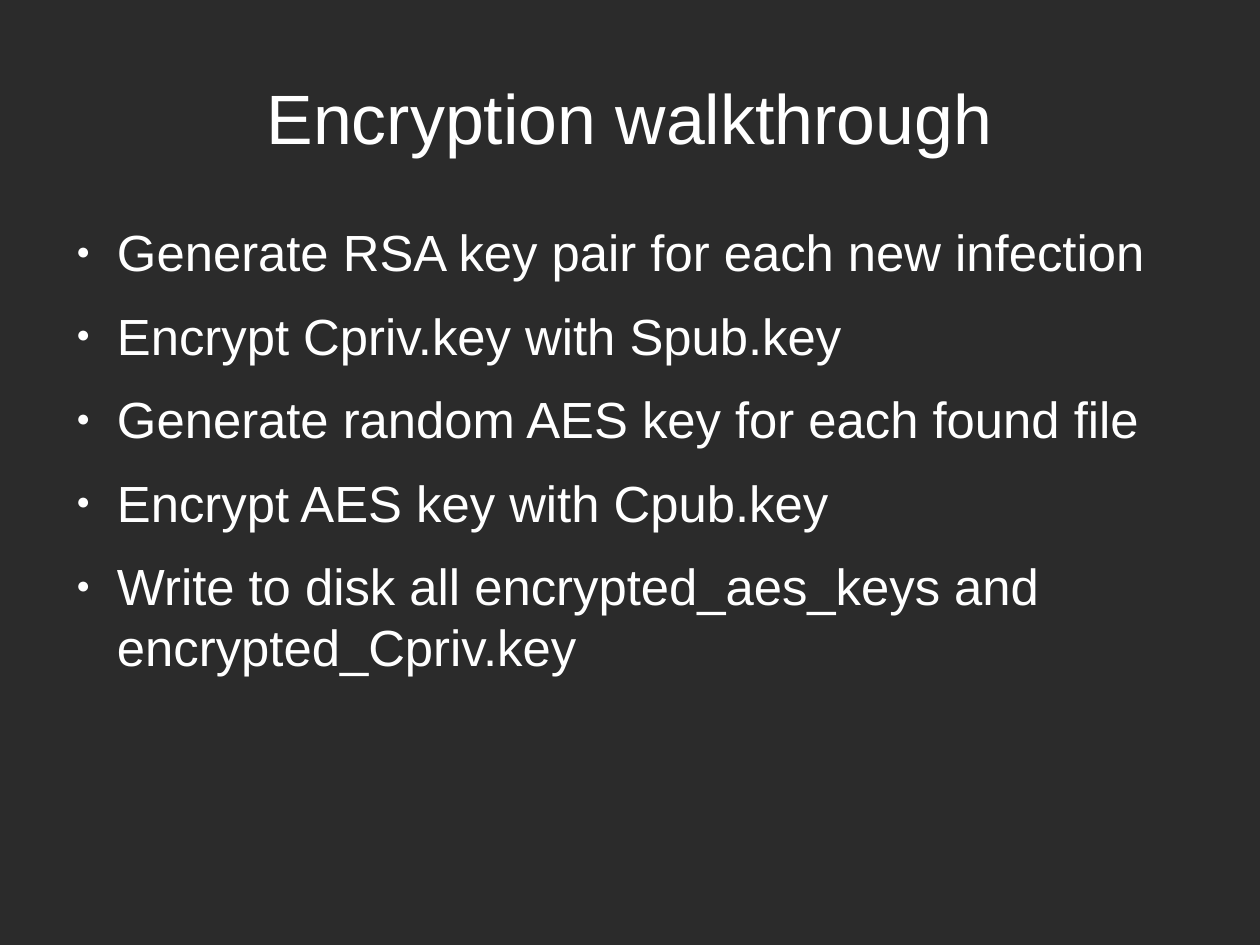
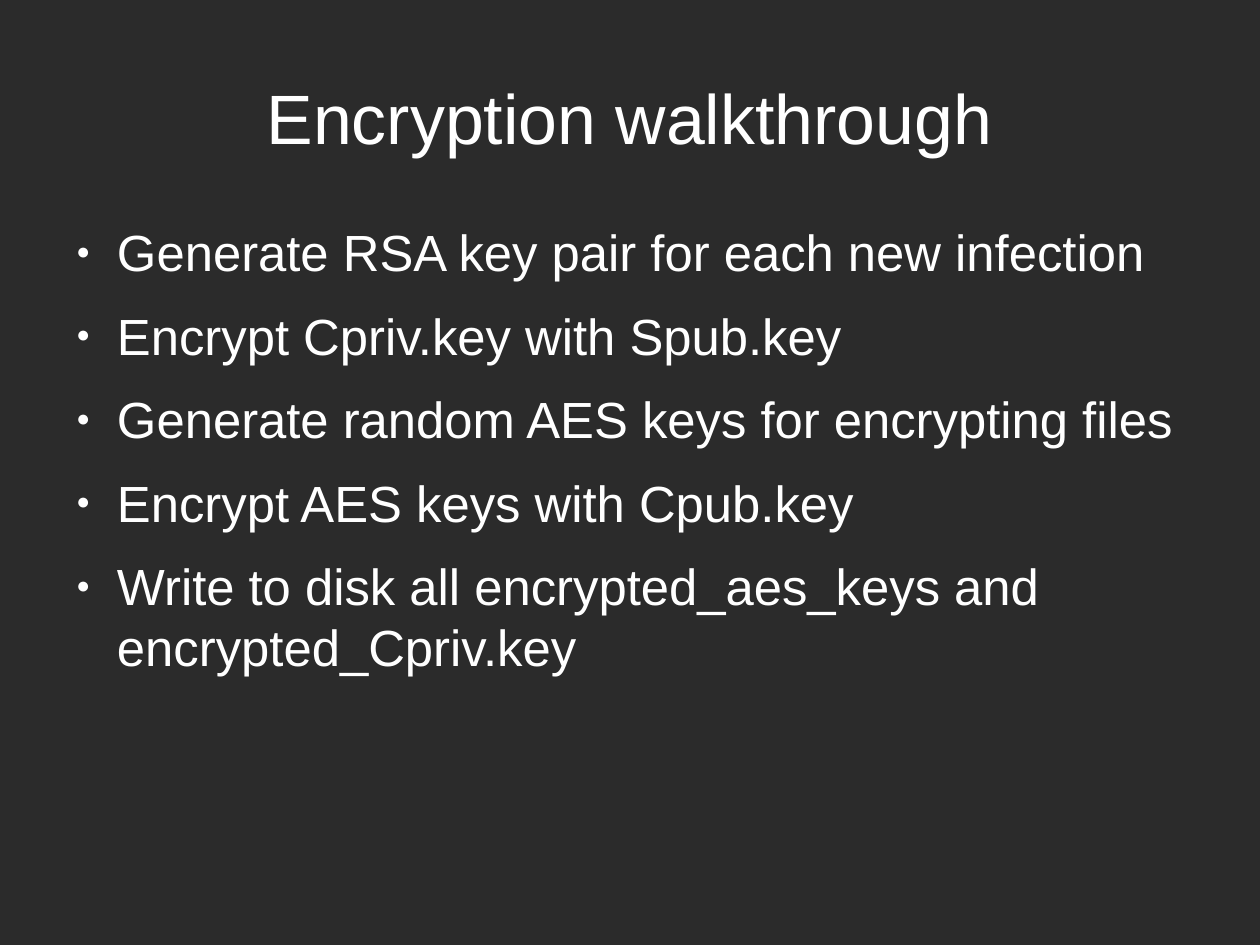
Before and after one commit to tarcisio-marinho/GonnaCry, a slide deck: slide 9 of Python/talk/na_beira_do_rio.odp (slide 8 before the commit). Drawn at 1260x945 pixels with LibreOffice and Linux fonts; fonts in the diff are those of the drawing; background and template pictures are left out; a plain dark background stands for a picture behind light text. Boxes give left, top, right and bottom in pixels: in the first picture for what was removed or moved away, otherwise in the second. Text is boxed around its words. In the diff, an @@ line names an element or a change of style, - is before the commit and + after.

Commit message:
update slide

```diff
--- a/Python/talk/na_beira_do_rio.odp
+++ b/Python/talk/na_beira_do_rio.odp
@@ text at box(117, 401, 1172, 532): text changed @@
-● Generate random AES key for each found file
-● Encrypt AES key with Cpub.key
+● Generate random AES keys for encrypting files
+● Encrypt AES keys with Cpub.key
```
Also in this commit, not shown: 1 slide added, 1 other file.
